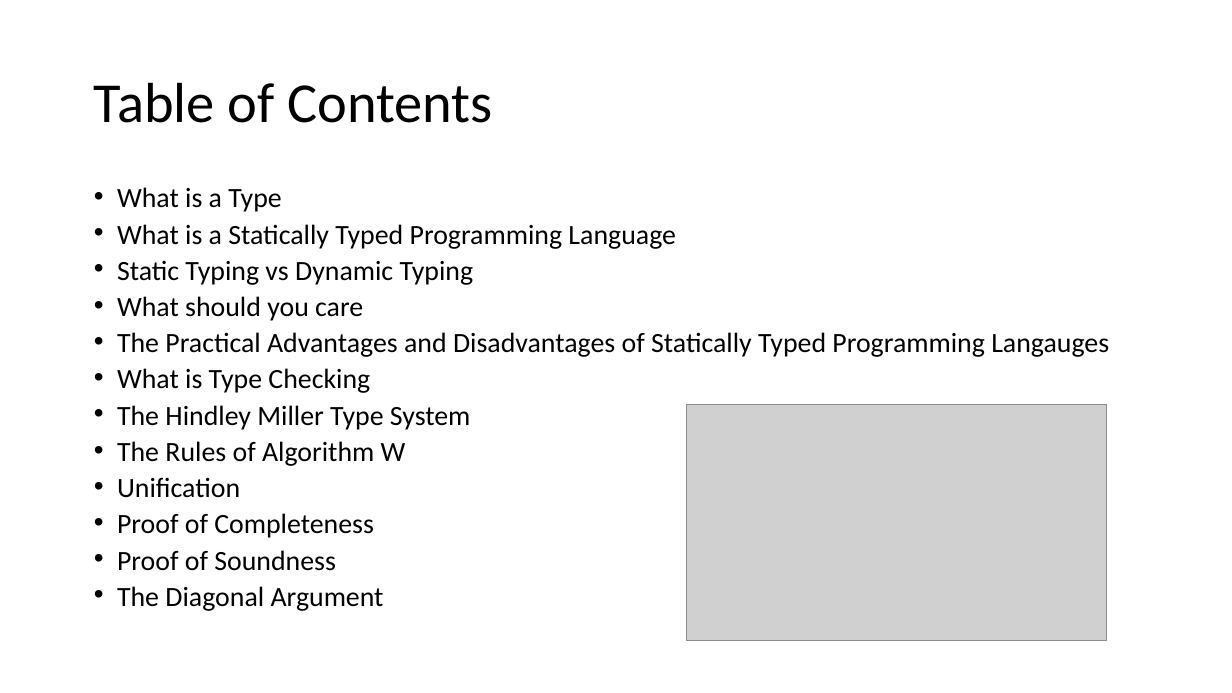
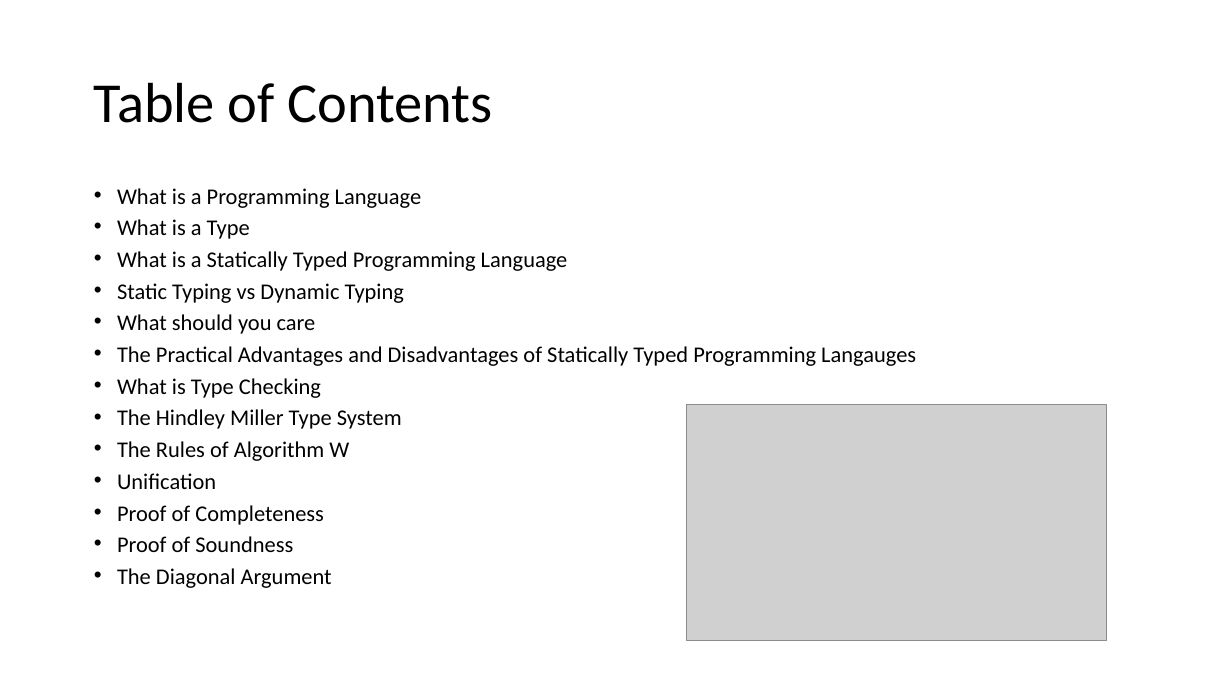
Before and after one commit to seanwestfall/algorithm_w_presentation, a slide deck: slide 2 of Presentation1.pptx. Drawn at 1232x693 pixels with LibreOffice and Linux fonts; fonts in the diff are those of the drawing; grey boxes stand for pictures. Boxes give left, top, right and bottom in pixels: in the first picture for what was removed or moved away, otherwise in the second. Text is boxed around its words. In the diff, an @@ line names an element or a change of style, - is before the commit and + after.

```diff
--- a/Presentation1.pptx
+++ b/Presentation1.pptx
@@ text at (117,188,422,208): paragraph added @@
+• What is a Programming Language
@@ text at (117,219,916,588): size 21.7 to 17.5 pt @@
```
Also in this commit, not shown: 4 other slides changed, 2 slides added, 3 other files.
